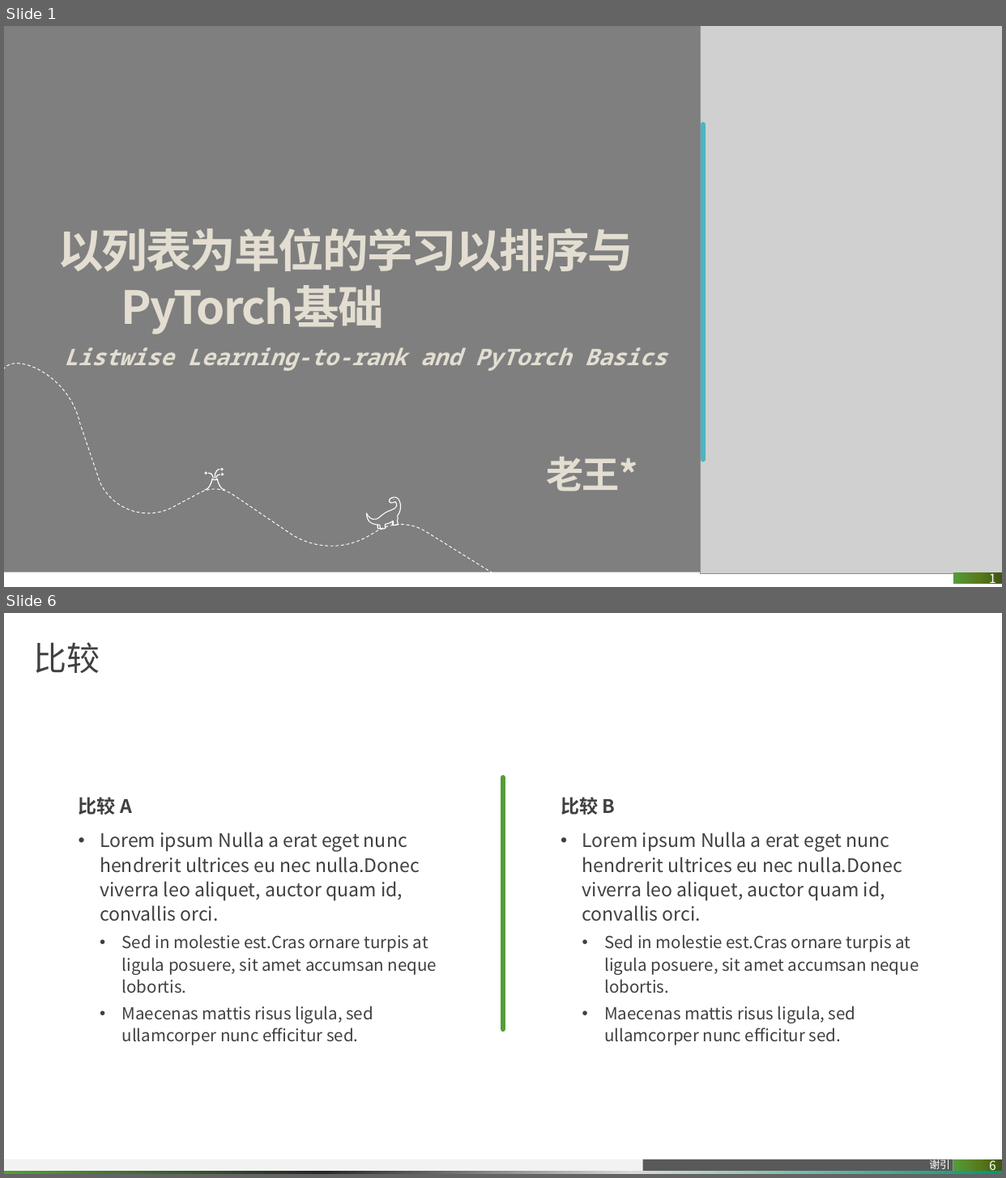
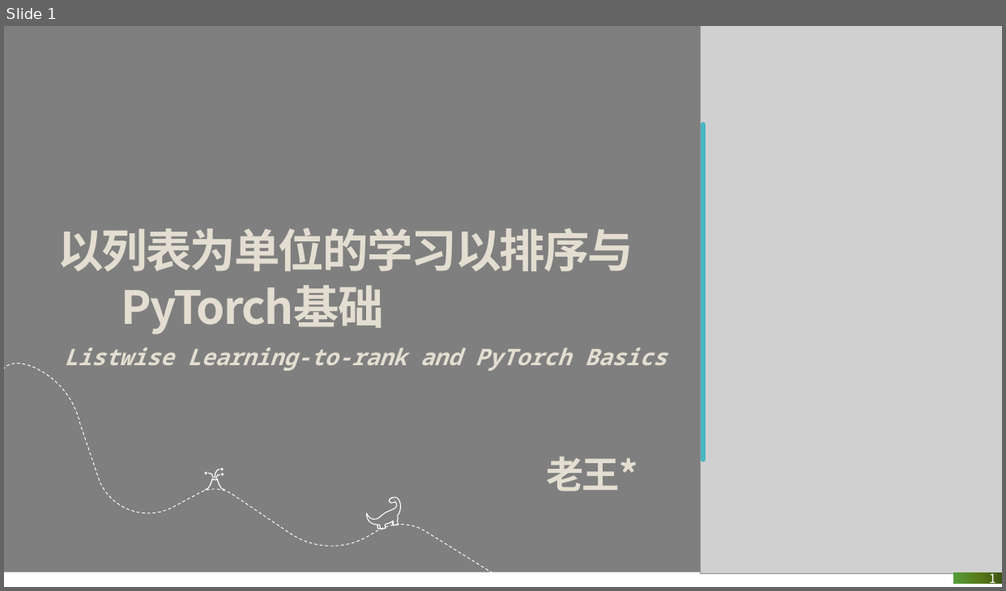
Before and after one commit to pitybea/l2r, a slide deck: rank.pptx. Shown one above the other, each under a label of ours: slides 1 and 6 before the commit, slide 1 after it; the slides between them are not shown. The pictures are 1006x1178 and 1006x591 pixels, drawn with LibreOffice and Linux fonts; fonts in the diff are those of the drawing; grey boxes stand for pictures; background and template pictures are left out. Boxes give left, top, right and bottom in pixels: in the first picture for what was removed or moved away, otherwise in the second. Text is boxed around its words. In the diff, an @@ line names an element or a change of style, - is before the commit and + after.

```diff
--- a/rank.pptx
+++ b/rank.pptx
@@ slide 6 removed at (4,613,1002,1174), background #FFFFFF @@
@@ title removed at (33,642,100,673) @@
-比较
@@ line removed from (503, 777) to (503, 1029) @@
@@ text removed at (79,797,132,815) @@
-比较 A
@@ text removed at (560,797,616,815) @@
-比较 B
@@ text removed at (100,832,437,1046) @@
-• Lorem ipsum Nulla a erat eget nunc hendrerit ultrices eu nec nulla.Donec viverra leo aliquet, auctor quam id, convallis orci.
-  • Sed in molestie est.Cras ornare turpis at ligula posuere, sit amet accumsan neque lobortis.
-  • Maecenas mattis risus ligula, sed ullamcorper nunc efficitur sed.
@@ text removed at (582,832,918,1046) @@
-• Lorem ipsum Nulla a erat eget nunc hendrerit ultrices eu nec nulla.Donec viverra leo aliquet, auctor quam id, convallis orci.
-  • Sed in molestie est.Cras ornare turpis at ligula posuere, sit amet accumsan neque lobortis.
-  • Maecenas mattis risus ligula, sed ullamcorper nunc efficitur sed.
@@ rectangle removed at (4,1160,774,1171) @@
@@ rectangle removed at (4,1171,1002,1174) @@
@@ rectangle removed at (642,1160,953,1171) @@
-谢引
@@ page number removed at (953,1160,1002,1171) @@
-6
```
Also in this commit, not shown: 3 slides changed, 11 slides added, 7 other slides removed, 1 other file.
